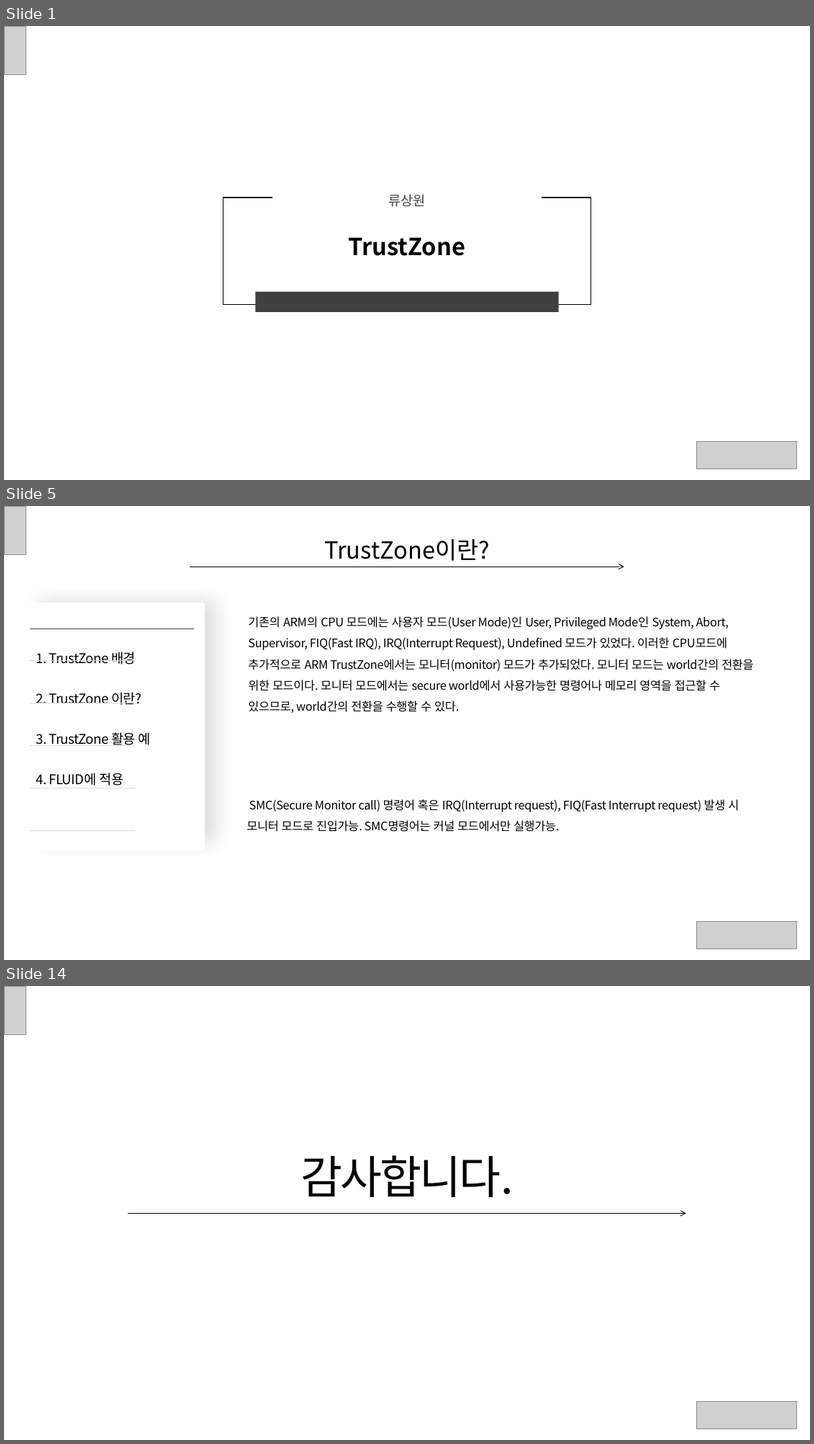
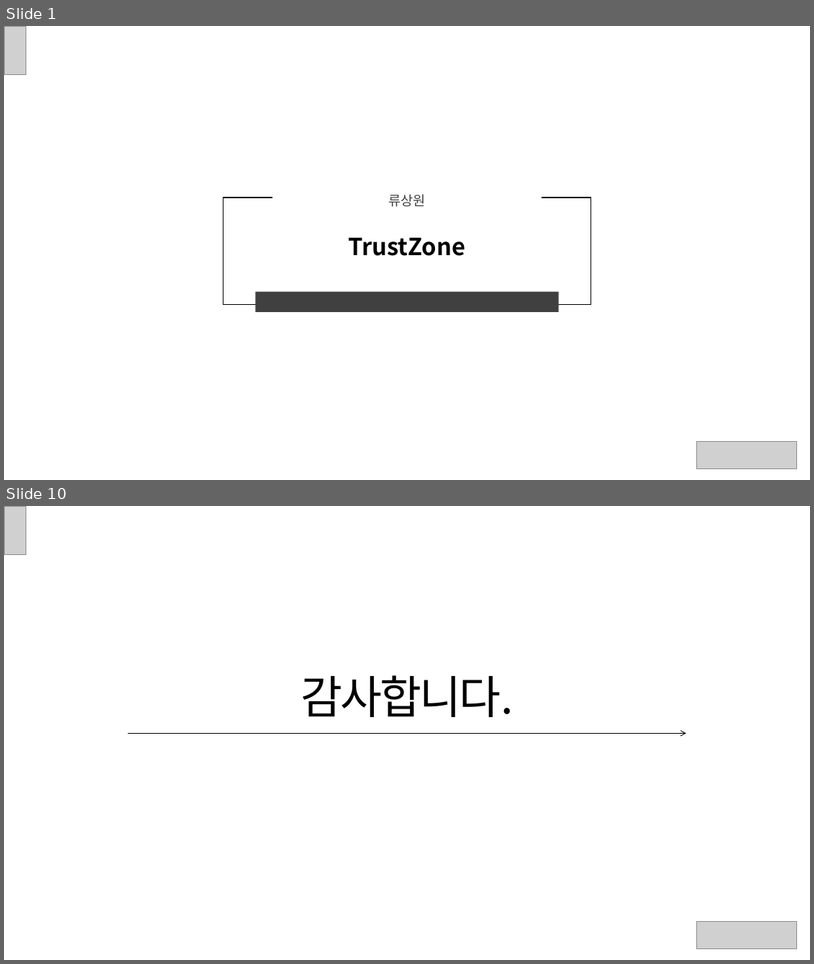
Before and after one commit to ryusangwon/Arm-Trustzone, a slide deck: Trustzone.pptx. Shown one above the other, each under a label of ours: slides 1, 5 and 14 before the commit, slides 1 and 10 after it; the slides between them are not shown. The pictures are 814x1444 and 814x964 pixels, drawn with LibreOffice and Linux fonts; fonts in the diff are those of the drawing; grey boxes stand for pictures. Boxes give left, top, right and bottom in pixels: in the first picture for what was removed or moved away, otherwise in the second. Text is boxed around its words. In the diff, an @@ line names an element or a change of style, - is before the commit and + after.

```diff
--- a/Trustzone.pptx
+++ b/Trustzone.pptx
@@ slide 5 removed at bbox=[4, 506, 810, 960], background #FFFFFF @@
@@ picture removed at bbox=[4, 506, 26, 554] @@
@@ title removed at bbox=[324, 539, 489, 561] @@
-TrustZone이란?
@@ arrow removed from (190, 566) to (625, 566) @@
@@ rounded rectangle removed at bbox=[18, 581, 235, 863] @@
@@ rounded rectangle removed at bbox=[26, 602, 205, 850] @@
@@ line removed from (30, 629) to (194, 629) @@
@@ text removed at bbox=[248, 616, 754, 713] @@
-기존의 ARM의 CPU 모드에는 사용자 모드(User Mode)인 User, Privileged Mode인 System, Abort, Supervisor, FIQ(Fast IRQ), IRQ(Interrupt Request), Undefined 모드가 있었다. 이러한 CPU모드에 추가적으로 ARM TrustZone에서는 모니터(monitor) 모드가 추가되었다. 모니터 모드는 world간의 전환을 위한 모드이다. 모니터 모드에서는 secure world에서 사용가능한 명령어나 메모리 영역을 접근할 수 있으므로, world간의 전환을 수행할 수 있다.
@@ text removed at bbox=[36, 651, 151, 785] @@
-1. TrustZone 배경
-2. TrustZone 이란?
-3. TrustZone 활용 예
-4. FLUID에 적용
@@ group removed at bbox=[30, 659, 135, 830]: 5 lines @@
@@ text removed at bbox=[247, 799, 739, 831] @@
-SMC(Secure Monitor call) 명령어 혹은 IRQ(Interrupt request), FIQ(Fast Interrupt request) 발생 시 모니터 모드로 진입가능. SMC명령어는 커널 모드에서만 실행가능.
@@ picture removed at bbox=[697, 921, 797, 948] @@
@@ what was slide 14 is now slide 10 @@
```
Also in this commit, not shown: 8 slides changed, 3 other slides removed.
